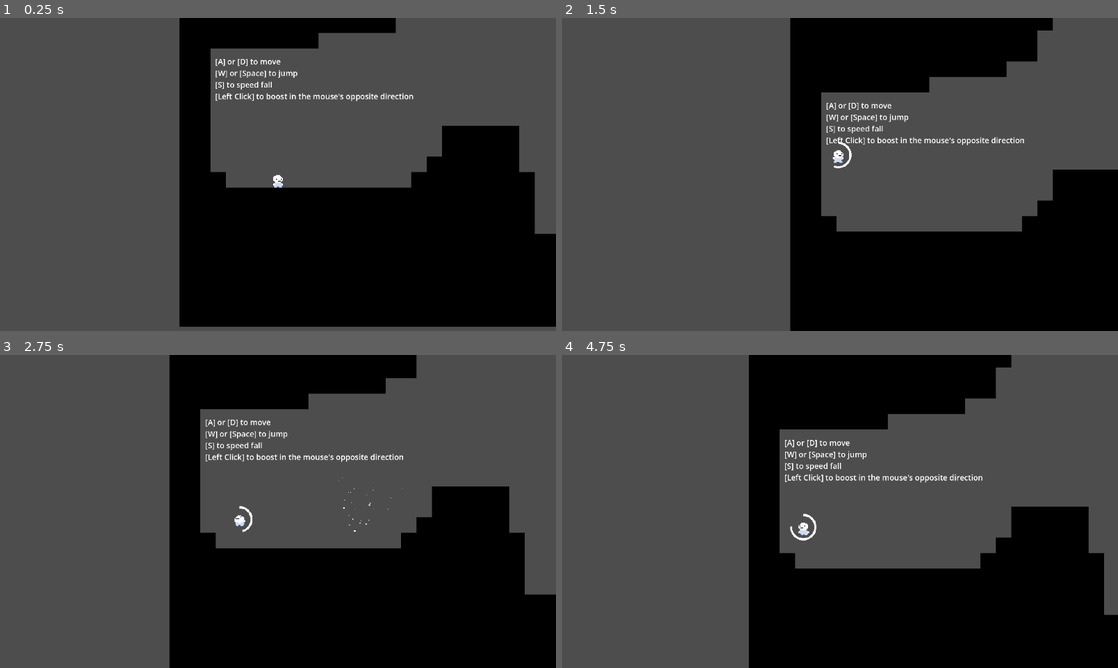
Above: before the commit, frames 1-4 (two rows, left to right).
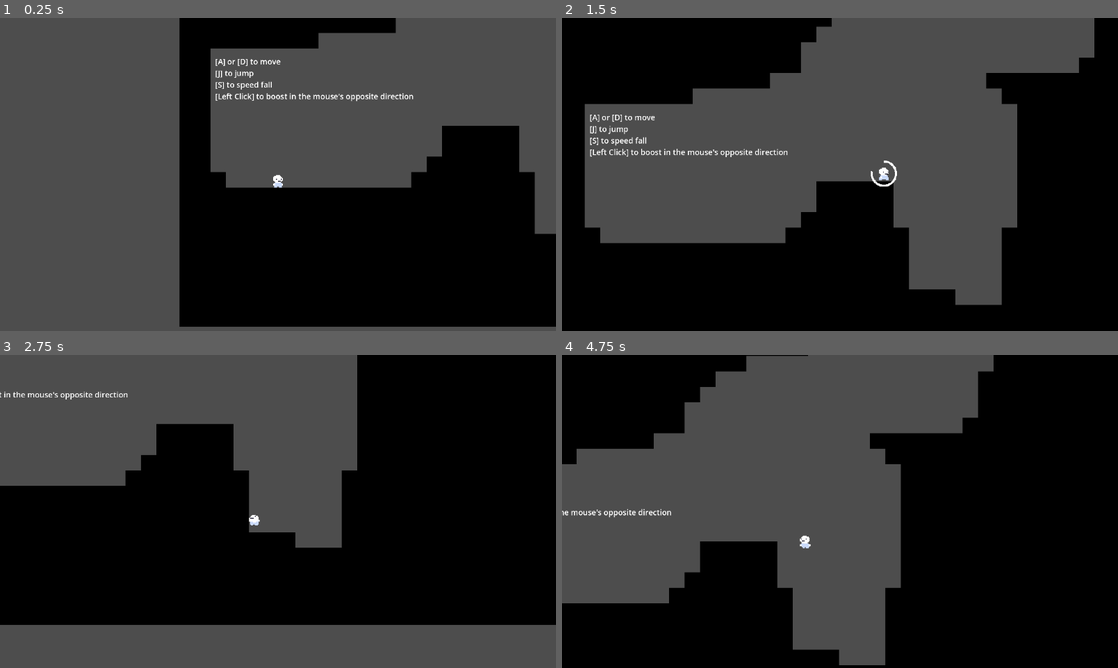
Above: after the commit, the same moments.

Repository: pxlinspace/hydrogen-bomb-vs.-coughing-baby
Game: Godot game, scene res://scenes/main.tscn
Same seed, same stepped clock (60 frames per second), same inputs: the game is played once before the commit and once after it.
Inputs (mouse positions are in pixels of both pictures, inside the frame that each line leads up to):
- Up to frame 1 (0.25 s): no input
- Up to frame 2 (1.5 s): tap Enter at 0.5 s; move the mouse to (962, 158) at 0.52 s; hold J (cough, bound only after the commit) 0.53-1.28 s; hold D (right) from 0.53 s (still down); tap Space (jump) at 0.77, 1.07 s; click (962, 158) at 0.8 s; move the mouse to (728, 190) at 1.27 s; click (728, 190) at 1.35 s
- Up to frame 3 (2.75 s): tap Space (jump) at 1.52, 1.82, 2.3 s; tap S (dive) at 1.55 s; move the mouse to (333, 442) at 2.02 s; release D (right) at 2.03 s; hold A (left) from 2.03 s (still down); hold S (dive) from 2.03 s (still down); click (333, 442) at 2.17 s
- Up to frame 4 (4.75 s): move the mouse to (812, 574) at 2.77 s; release A (left) at 2.78 s; release S (dive) at 2.78 s; hold D (right) 2.78-4.28 s; tap Space (jump) at 2.85, 3.02, 3.32, 3.77, 4.07, 4.52 s; click (812, 574) at 2.92 s; tap J (cough, bound only after the commit) at 3.05 s; move the mouse to (1006, 558) at 3.52 s; hold J (cough, bound only after the commit) 3.53-4.28 s; click (1006, 558) at 3.8 s; move the mouse to (673, 464) at 4.27 s; hold A (left) from 4.28 s (still down); click (673, 464) at 4.35 s; tap S (dive) at 4.55 s

The runs differ from the first frame. In frame 1, 0.2% of the frame differs, in the area x 39-54%, y 16-20%; in frame 2, 50%; in frame 3, 53%; in frame 4, 54%, in the area x 0-100%, y 0-100%.

Commit message:
updated game based on playtest feedback
fixed slippery movement
move to keyboard controls instead of mouse
removed W key to jump
made speed fall feel more impactful

Diff:
--- a/project.godot
+++ b/project.godot
@@ -42,15 +42,24 @@
 jump={
 "deadzone": 0.2,
 "events": [Object(InputEventKey,"resource_local_to_scene":false,"resource_name":"","device":-1,"window_id":0,"alt_press …(191 unchanged characters)…
-, Object(InputEventKey,"resource_local_to_scene":false,"resource_name":"","device":-1,"window_id":0,"alt_pressed":false,"shift_pressed":false,"ctrl_pressed":false,"meta_pressed":false,"pressed":false,"keycode":0,"physical_keycode":87,"key_label":0,"unicode":119,"location":0,"echo":false,"script":null)
 ]
 }
 cough={
 "deadzone": 0.2,
-"events": [Object(InputEventMouseButton,"resource_local_to_scene":false,"resource_name":"","device":-1,"window_id":0,"alt_pressed":false,"shift_pressed":false,"ctrl_pressed":false,"meta_pressed":false,"button_mask":1,"position":Vector2(289, 23),"global_position":Vector2(301, 83),"factor":1.0,"button_index":1,"canceled":false,"pressed":true,"double_click":false,"script":null)
+"events": [Object(InputEventKey,"resource_local_to_scene":false,"resource_name":"","device":-1,"window_id":0,"alt_pressed":false,"shift_pressed":false,"ctrl_pressed":false,"meta_pressed":false,"pressed":false,"keycode":0,"physical_keycode":74,"key_label":0,"unicode":106,"location":0,"echo":false,"script":null)
 ]
 }
 dive={
+"deadzone": 0.2,
+"events": [Object(InputEventKey,"resource_local_to_scene":false,"resource_name":"","device":-1,"window_id":0,"alt_pressed":false,"shift_pressed":false,"ctrl_pressed":false,"meta_pressed":false,"pressed":false,"keycode":0,"physical_keycode":83,"key_label":0,"unicode":115,"location":0,"echo":false,"script":null)
+]
+}
+up={
+"deadzone": 0.2,
+"events": [Object(InputEventKey,"resource_local_to_scene":false,"resource_name":"","device":-1,"window_id":0,"alt_pressed":false,"shift_pressed":false,"ctrl_pressed":false,"meta_pressed":false,"pressed":false,"keycode":0,"physical_keycode":87,"key_label":0,"unicode":119,"location":0,"echo":false,"script":null)
+]
+}
+down={
 "deadzone": 0.2,
 "events": [Object(InputEventKey,"resource_local_to_scene":false,"resource_name":"","device":-1,"window_id":0,"alt_press …(192 unchanged characters)…
 ]
--- a/scenes/main.tscn
+++ b/scenes/main.tscn
@@ -52,6 +52,6 @@
 scale = Vector2(0.25, 0.25)
 theme_override_font_sizes/font_size = 32
 text = "[A] or [D] to move
-[W] or [Space] to jump
+[J] to jump
 [S] to speed fall
 [Left Click] to boost in the mouse's opposite direction"
--- a/scenes/player/cougher.gd
+++ b/scenes/player/cougher.gd
@@ -18,7 +18,8 @@
 	particle_container.rotation = angle
 
 
-func cough() -> bool:
+func cough(angle: float = particle_container.rotation) -> bool:
+	set_particle_rotation(angle)
 	if pause_timer.is_stopped():
 		pause_timer.start()
 		pause_timer_bar.show()
--- a/scenes/player/player.gd
+++ b/scenes/player/player.gd
@@ -5,13 +5,14 @@
 @onready var cougher: Cougher = $Cougher
 @onready var sprite: AnimatedSprite2D = $AnimatedSprite2D
 
-const GROUND_ACCELERATION: float = 800.0
-const AIR_ACCELERATION: float = 600.0
+const GROUND_ACCELERATION: float = 1600.0
+const AIR_ACCELERATION: float = 800.0
 const SPEED: float = 250.0
 const COUGH_SPEED: float = 350.0
 const JUMP_VELOCITY: float = -300.0
 const WALL_JUMP_VELOCITY := Vector2(150, -250)
-const INITIAL_DIVE_VELOCITY: float = 100.0
+const INITIAL_DIVE_VELOCITY: float = 200.0
+const INITIAL_DIVE_HORIZONTAL_FACTOR: float = 0.75
 const GRAVITY: float = 650.0
 const DIVE_GRAVITY: float = 1200.0
 const MAX_Y_VELOCITY: float = 500.0
@@ -19,12 +20,18 @@
 const HIT_POWER: float = 100.0
 
 func _physics_process(delta: float) -> void:
-	cougher.set_particle_rotation(get_local_mouse_position().angle())
 	_process_movement(delta)
 	_update_animation()
 
 
 func _update_animation() -> void:
+	if is_on_wall_only():
+		sprite.flip_h = get_wall_normal().x > 0
+	elif Input.is_action_pressed("left"):
+		sprite.flip_h = true
+	elif Input.is_action_pressed("right"):
+		sprite.flip_h = false
+
 	if is_on_floor():
 		sprite.play("default" if velocity.x == 0 else "walk")
 	elif Input.is_action_pressed("dive"):
@@ -65,11 +72,6 @@
 
 
 func _unhandled_input(event: InputEvent) -> void:
-	if event.is_action_pressed("left"):
-		sprite.flip_h = true
-	elif event.is_action_pressed("right"):
-		sprite.flip_h = false
-
 	if event.is_action_pressed("jump"):
 		if is_on_floor() or not coyote_jump_timer.is_stopped():
 			_apply_jump()
@@ -80,11 +82,17 @@
 			jump_buffer_timer.start()
 
 	if event.is_action_pressed("dive") and not is_on_floor():
+		velocity.x *= INITIAL_DIVE_HORIZONTAL_FACTOR
 		velocity.y = INITIAL_DIVE_VELOCITY
 
 	if event.is_action_pressed("cough"):
-		if cougher.cough():
-			velocity = -get_local_mouse_position().normalized() * COUGH_SPEED
+		if cougher.cough(-Input.get_vector("left", "right", "up", "down").angle()):
+			_apply_cough_impulse()
+
+
+func _apply_cough_impulse() -> void:
+	velocity = Input.get_vector("left", "right", "up", "down") * COUGH_SPEED
+	#velocity = -get_local_mouse_position().normalized() * COUGH_SPEED
 
 
 func _apply_jump() -> void:
